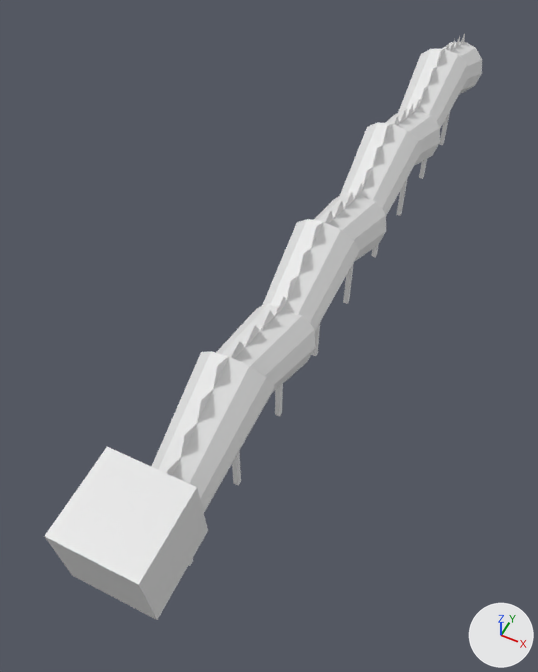
A saved change to the FBX model Assets/Models/Chinese_Draak.fbx.
Both versions are drawn from a camera (50 mm lens) standing at (4.3, -3.89, 13.96) and looking at (-0.79, 6.29, 1.23). The lights are fixed; the arrows at lower right show +X, +Y and +Z. Where no turn or scale is listed for an object, it has been applied to the vertices.

The first picture shows 'Cube', 'section1', 'section1.002', 'section1.003', 'section1.004', 'section2', 'section2.002', 'section2.003', 'section2.004'.
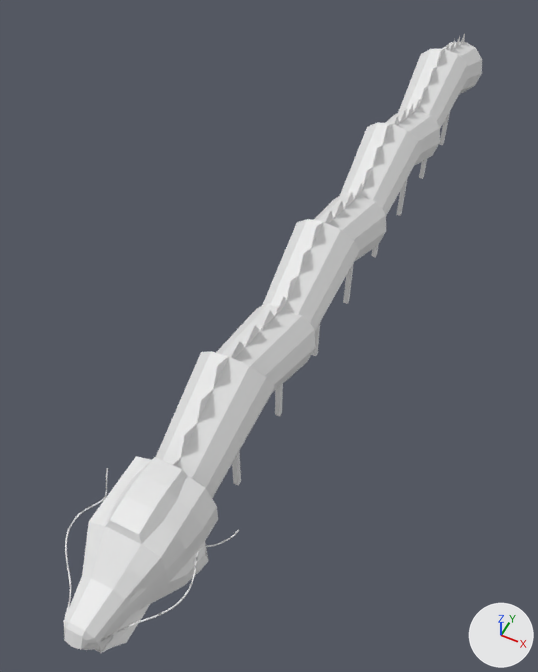
The change, as a list of edits to the scene's bpy script:
```text
Add me_cube_004:
    me_cube_004.from_pydata(...)  # 4656 vertices, 3580 faces; spans x -1.3..1.3, y -1.7..1.14, z 2.12..3.82
Remove ob_cube:
    ob_cube = bpy.data.objects.new('Cube', me_cube_001)
    ob_cube.location = (0.0, 0.0, 0.0)
Add ob_head:
    ob_head = bpy.data.objects.new('head', me_cube_004)
    ob_head.location = (0.0, 0.0, 0.0)
```

Changed parts and their boxes (x1, y1, x2, y2) in the pictures (538 x 672 px):
'head', added
    after: (63, 456, 239, 653)
'Cube', deleted
    before: (45, 447, 208, 620)
